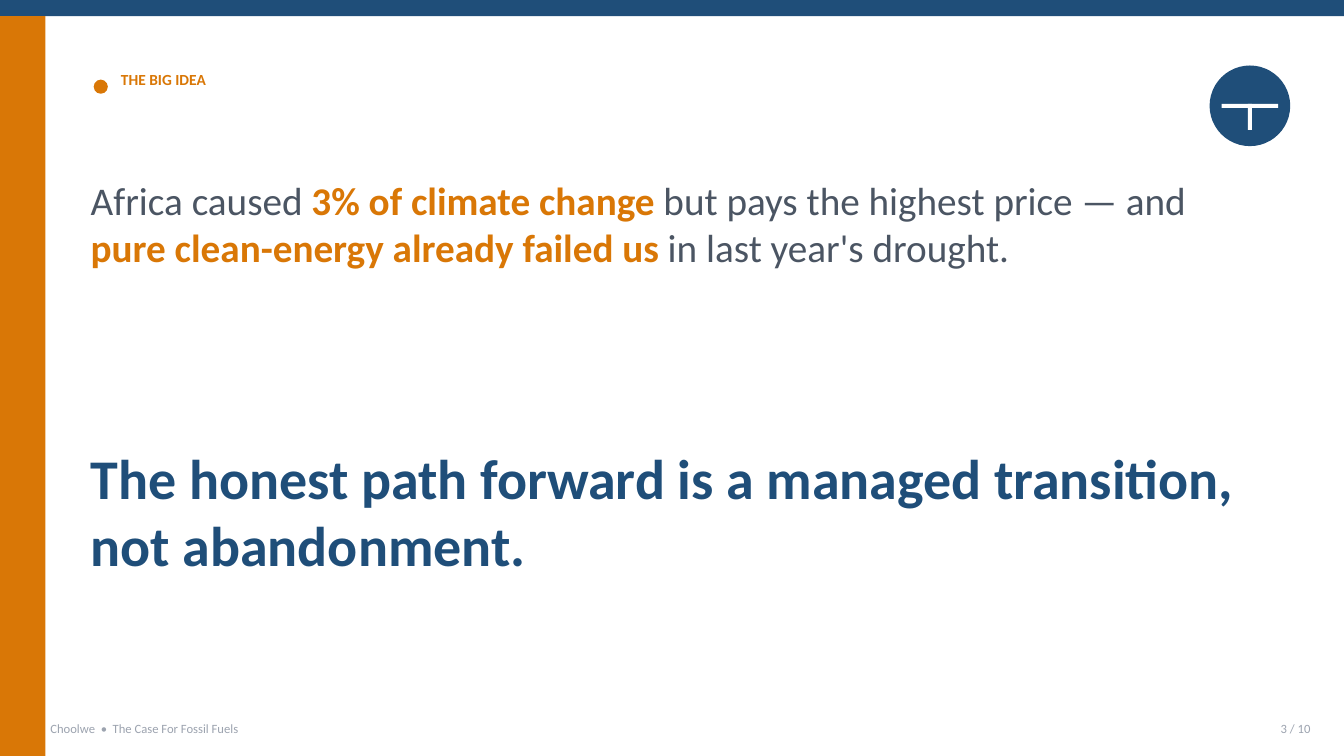
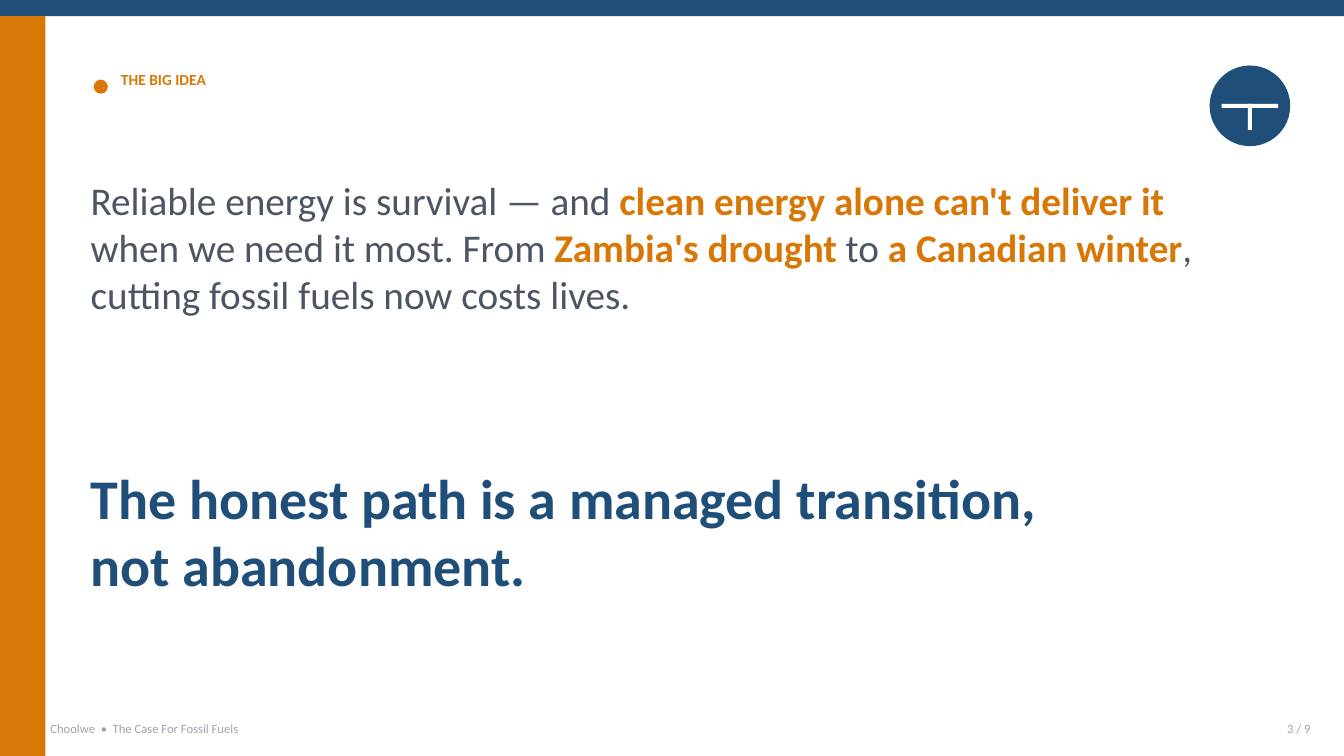
Before and after one commit to ccheelo-cmd/Fossil-fuels, a slide deck: slide 3 of case-for-fossil-fuels.pptx. Drawn at 1344x756 pixels with LibreOffice and Linux fonts; fonts in the diff are those of the drawing. Boxes give left, top, right and bottom in pixels: in the first picture for what was removed or moved away, otherwise in the second. Text is boxed around its words. In the diff, an @@ line names an element or a change of style, - is before the commit and + after.

```diff
--- a/case-for-fossil-fuels.pptx
+++ b/case-for-fossil-fuels.pptx
@@ text at [91, 187, 1192, 316]: text changed @@
-Africa caused 3% of climate change but pays the highest price — and pure clean-energy already failed us in last year's drought.
+Reliable energy is survival — and clean energy alone can't deliver it when we need it most. From Zambia's drought to a Canadian winter, cutting fossil fuels now costs lives.
@@ text at [91, 479, 1036, 587]: text changed @@
-The honest path forward is a managed transition,
-not abandonment.
+The honest path is a managed transition,
+not abandonment.
@@ text at [1287, 725, 1310, 733]: text changed @@
-3 / 10
+3 / 9
```
Also in this commit, not shown: 7 other slides changed, 1 slide added, 2 slides removed, 12 other files.
